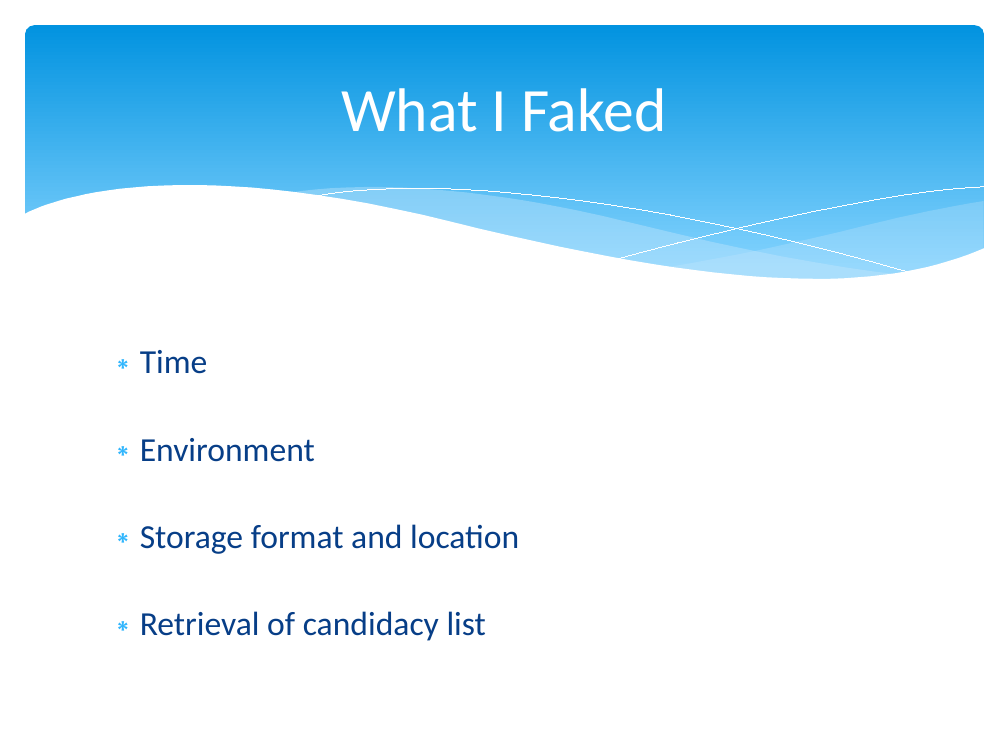
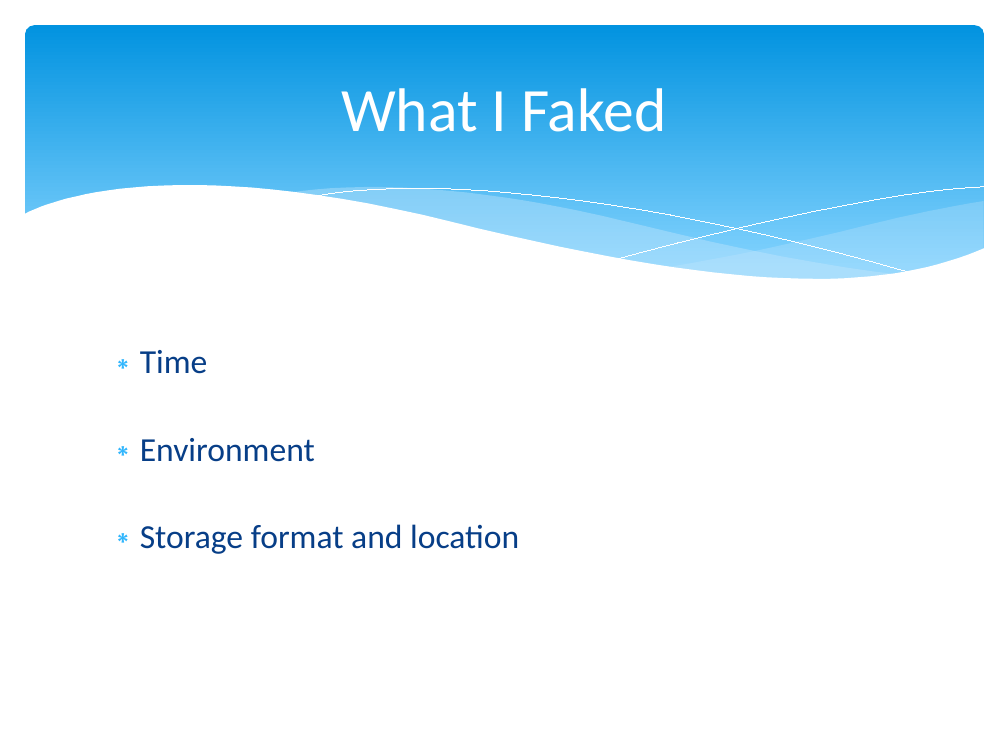
Before and after one commit to neric64/CSCD524, a slide deck: slide 14 of nielsene_presentation.pptx. Drawn at 1008x756 pixels with LibreOffice and Linux fonts; fonts in the diff are those of the drawing. Boxes give left, top, right and bottom in pixels: in the first picture for what was removed or moved away, otherwise in the second. Text is boxed around its words. In the diff, an @@ line names an element or a change of style, - is before the commit and + after.

```diff
--- a/nielsene_presentation.pptx
+++ b/nielsene_presentation.pptx
@@ text at <box>140,611,486,641</box>: paragraph removed @@
-∗ Retrieval of candidacy list
```
Also in this commit, not shown: 2 other files.
